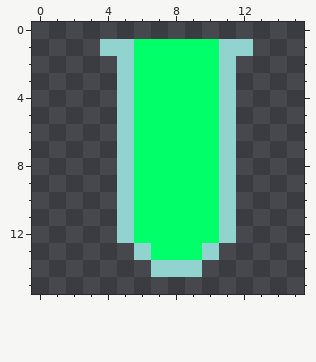
Pixel-art sprite -- textures/chemistry_substance.png. The picture above was drawn from the file before the commit.
The file is 16x16 pixels. Pixels under 10% opacity are left out.
After the commit:
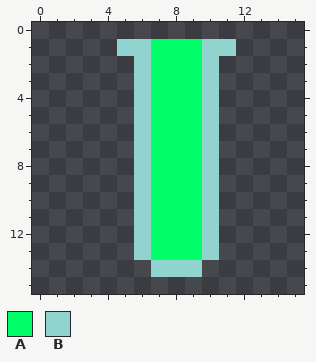
Palette (. is transparent): A #00ff69  B #91d3cf
Change:
{"y":1,"x":4,"old":"B","new":"."}
{"y":1,"x":6,"old":"A","new":"B"}
{"y":1,"x":10,"old":"A","new":"B"}
{"y":1,"x":12,"old":"B","new":"."}
{"y":2,"x":5,"old":"BA","new":".B"}
{"y":2,"x":10,"old":"AB","new":"B."}
{"y":3,"x":5,"old":"BA","new":".B"}
{"y":3,"x":10,"old":"AB","new":"B."}
{"y":4,"x":5,"old":"BA","new":".B"}
{"y":4,"x":10,"old":"AB","new":"B."}
{"y":5,"x":5,"old":"BA","new":".B"}
{"y":5,"x":10,"old":"AB","new":"B."}
{"y":6,"x":5,"old":"BA","new":".B"}
{"y":6,"x":10,"old":"AB","new":"B."}
{"y":7,"x":5,"old":"BA","new":".B"}
{"y":7,"x":10,"old":"AB","new":"B."}
{"y":8,"x":5,"old":"BA","new":".B"}
{"y":8,"x":10,"old":"AB","new":"B."}
{"y":9,"x":5,"old":"BA","new":".B"}
{"y":9,"x":10,"old":"AB","new":"B."}
{"y":10,"x":5,"old":"BA","new":".B"}
{"y":10,"x":10,"old":"AB","new":"B."}
{"y":11,"x":5,"old":"BA","new":".B"}
{"y":11,"x":10,"old":"AB","new":"B."}
{"y":12,"x":5,"old":"BA","new":".B"}
{"y":12,"x":10,"old":"AB","new":"B."}
{"label":"changed","picture_box":[100,39,253,243]}
